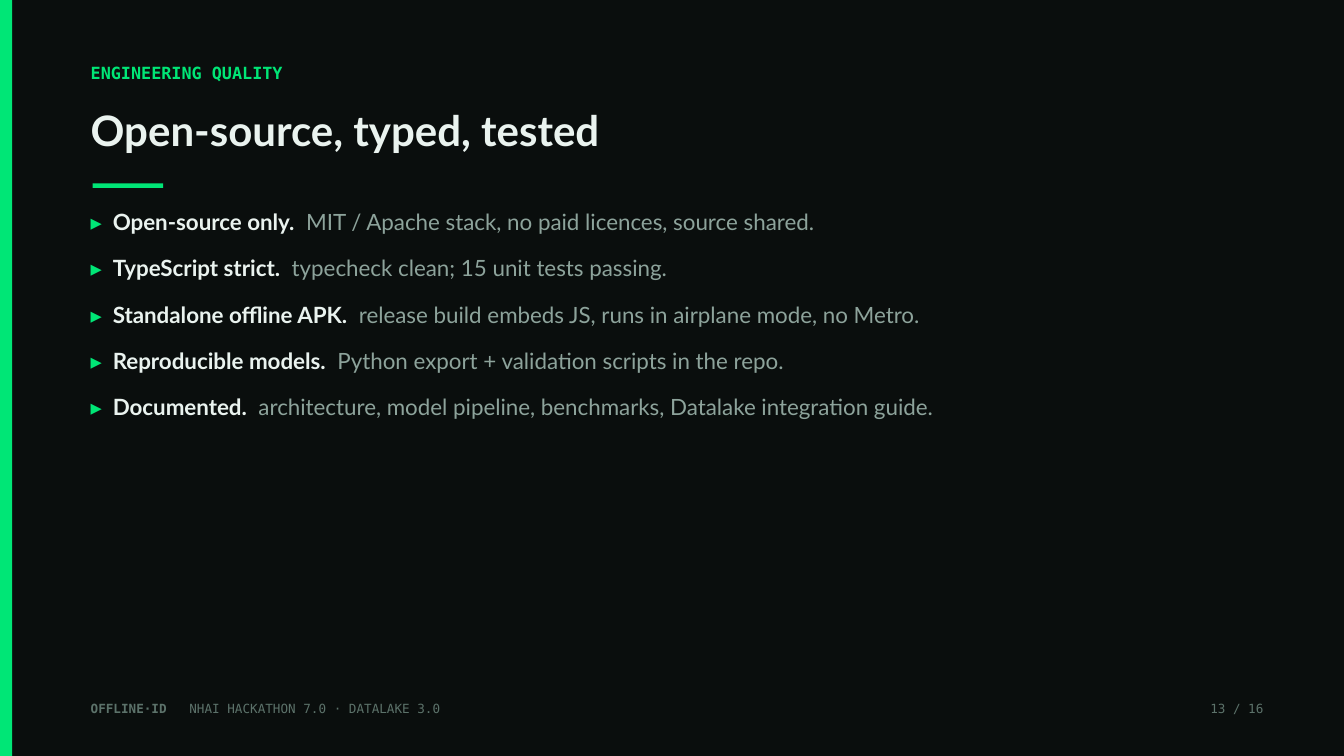
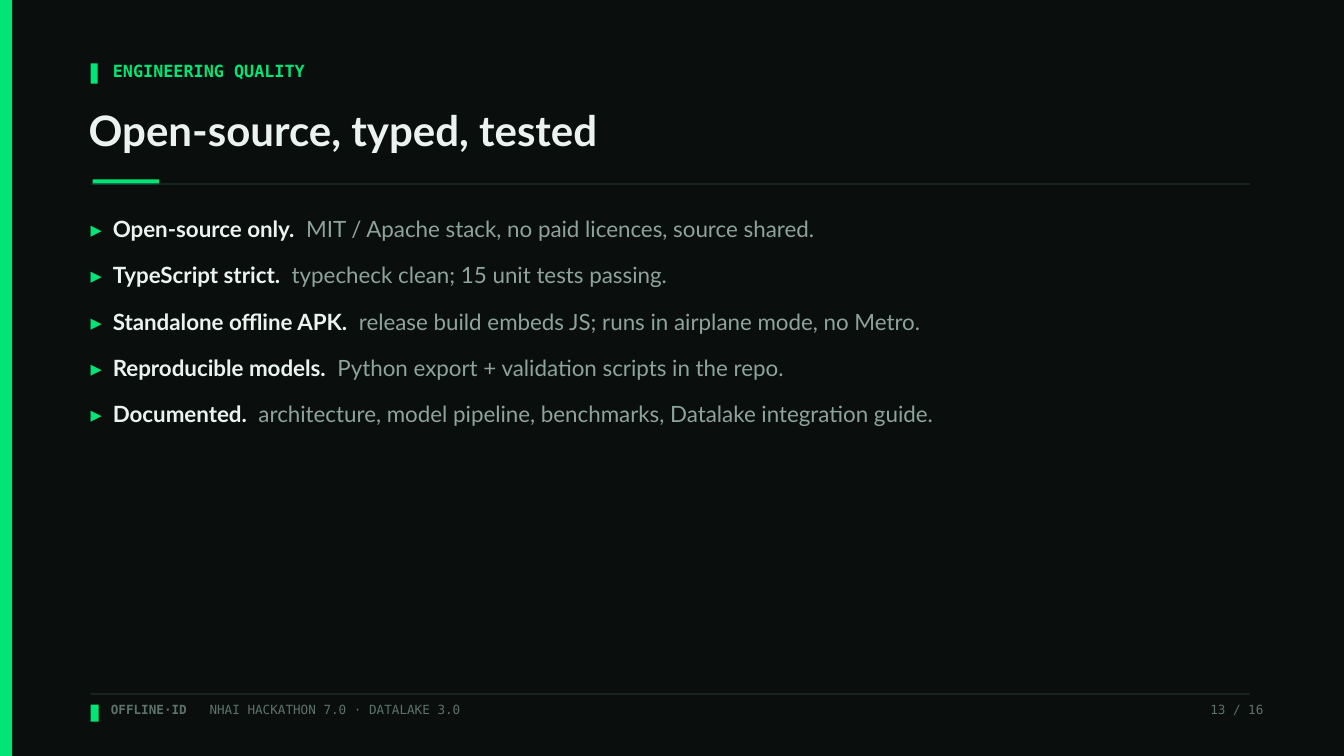
Before and after one commit to moneytosms/offlineid, a slide deck: slide 13 of submission/OfflineID_Hackathon7.pptx. Drawn at 1344x756 pixels with LibreOffice and Linux fonts; fonts in the diff are those of the drawing. Boxes give left, top, right and bottom in pixels: in the first picture for what was removed or moved away, otherwise in the second. Text is boxed around its words. In the diff, an @@ line names an element or a change of style, - is before the commit and + after.

Commit message:
docs: polish deck + purge stale references repo-wide
build_pptx.py: design polish - kicker prompt-tabs, header/footer hairlines,
bottom-right corner frame, left colour tabs on flow boxes, card label tabs,
OPEN SOURCE + v1.0.0 on the title slide, consistent ~51 ms. Regenerated the deck.

Stale fixes across all docs: ~50 ms -> ~51 ms; 16 -> 15 unit tests; old iOS path
src/native/ios/FaceEngineModule.swift -> ios/FaceEngine/FaceEngine.swift; pod
onnxruntime-mobile-c -> onnxruntime-objc; "PORT REQUIRED" -> "Swift port provided".

Verified: 0 em dashes, 0 AI/Claude mentions, 0 stale tokens repo-wide; deck 16 slides.

```diff
--- a/submission/OfflineID_Hackathon7.pptx
+++ b/submission/OfflineID_Hackathon7.pptx
@@ rectangle added at (91, 64, 98, 84), fill #00E676 @@
@@ text "ENGINEERING QUALITY": place and size @@
-text "ENGINEERING QUALITY" at (91, 66, 283, 81)
+text "ENGINEERING QUALITY" at (113, 64, 305, 79)
@@ rectangle: place and size @@
-rectangle at (93, 184, 163, 188)
+rectangle at (93, 179, 159, 185)
@@ rectangle added at (91, 184, 1250, 185), fill #22302B @@
@@ text "▸ Open-source only. MIT / ...": place and size @@
-text "▸ Open-source only. MIT / ..." at (113, 213, 933, 419)
+text "▸ Open-source only. MIT / ..." at (113, 220, 933, 426)
@@ text at (113, 313, 920, 334): text changed @@
-▸ Standalone offline APK. release build embeds JS, runs in airplane mode, no Metro.
+▸ Standalone offline APK. release build embeds JS; runs in airplane mode, no Metro.
@@ rectangle added at (91, 694, 1250, 695), fill #22302B @@
@@ rectangle added at (91, 705, 99, 722), fill #00E676 @@
@@ text "OFFLINE·ID NHAI HACKATHON 7.0 · ...": place and size @@
-text "OFFLINE·ID NHAI HACKATHON 7.0 · ..." at (91, 704, 440, 713)
+text "OFFLINE·ID NHAI HACKATHON 7.0 · ..." at (111, 705, 461, 714)
```
Also in this commit, not shown: 15 other slides changed, 11 other files.
